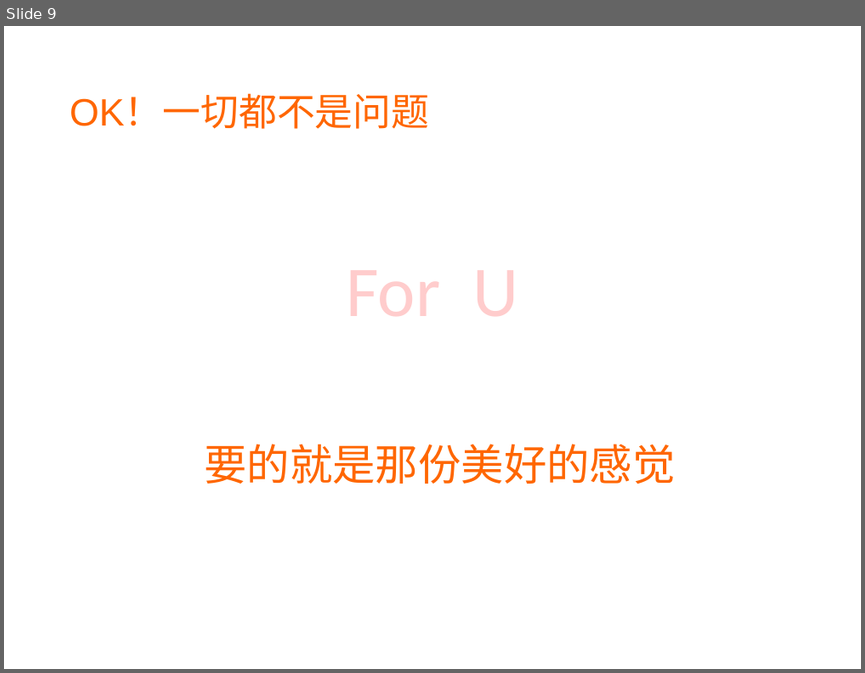
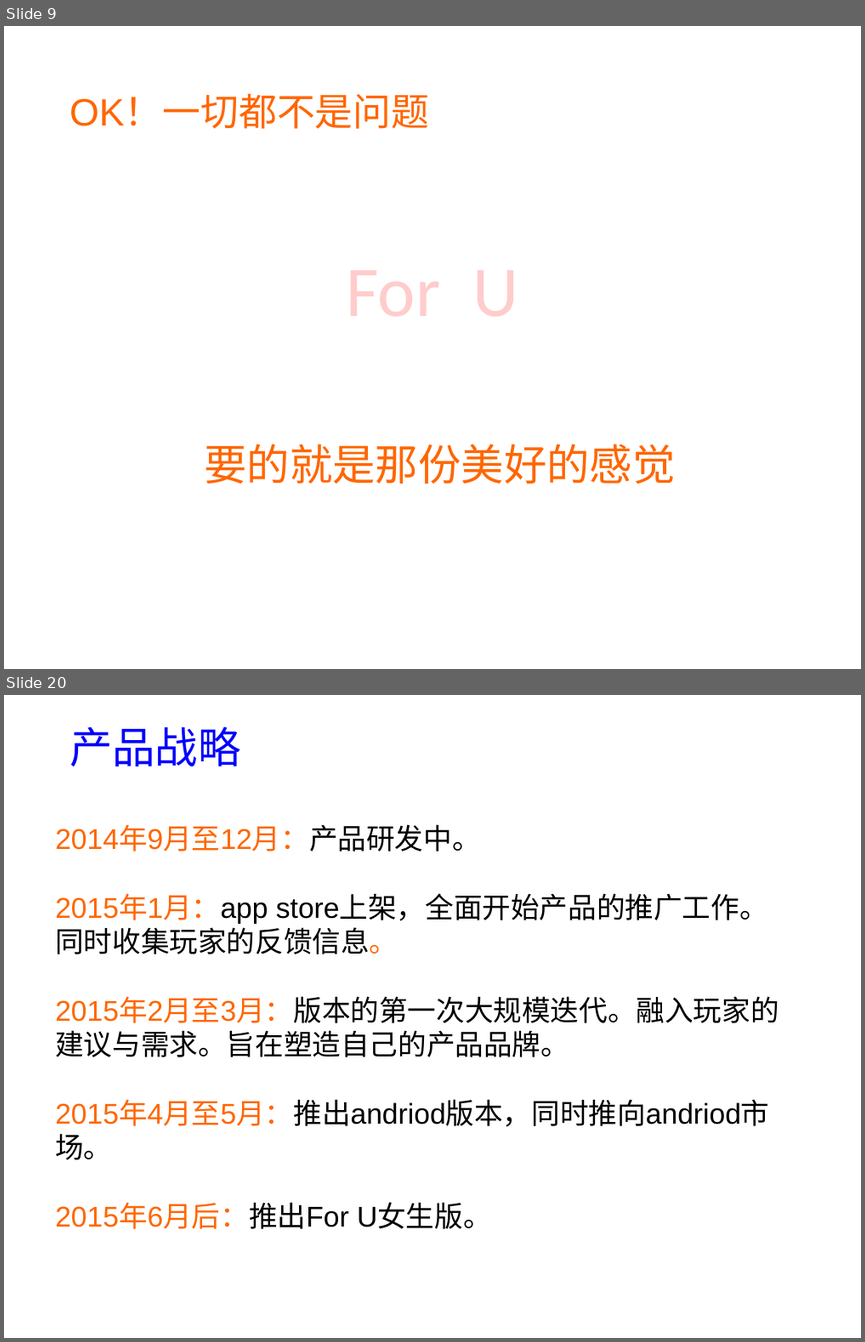
Before and after one commit to sx1989827/teambition, a slide deck: document/商业计划书.ppt. Shown one above the other, each under a label of ours: slide 9 before the commit, slides 9 and 20 after it; the slides between them are not shown. The pictures are 865x673 and 865x1342 pixels, drawn with LibreOffice and Linux fonts; fonts in the diff are those of the drawing. Boxes give left, top, right and bottom in pixels: in the first picture for what was removed or moved away, otherwise in the second. Text is boxed around its words. In the diff, an @@ line names an element or a change of style, - is before the commit and + after.

```diff
--- a/document/商业计划书.ppt
+++ b/document/商业计划书.ppt
@@ slide 20 added at (4,695,861,1338), background #FFFFFF @@
@@ text added at (69,726,241,766), 36 pt, text #0000FF @@
+产品战略
@@ text added at (55,826,778,1229), 24 pt, text #000000 @@
+2014年9月至12月：产品研发中。
+2015年1月：app store上架，全面开始产品的推广工作。同时收集玩家的反馈信息。
+2015年2月至3月：版本的第一次大规模迭代。融入玩家的建议与需求。旨在塑造自己的产品品牌。
+2015年4月至5月：推出andriod版本，同时推向andriod市场。
+2015年6月后：推出For U女生版。
```
Also in this commit, not shown: 1 slide changed, 10 other slides added.
